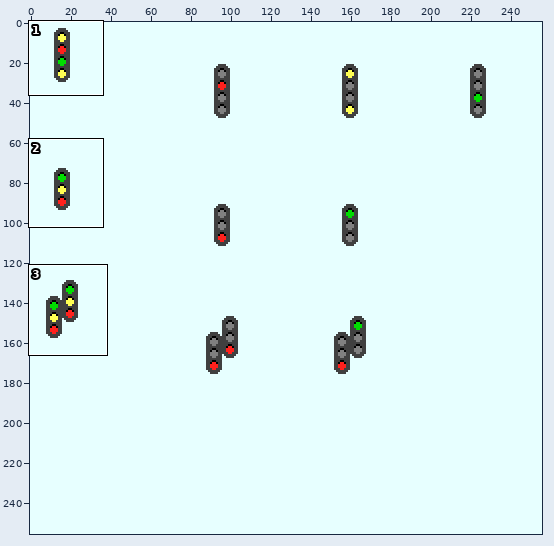
Sprite sheet, stored at src/dat/roadsign/track_signal.png. Above: a wide view before the commit, with the close-up outlined.
Close-up. Old version:
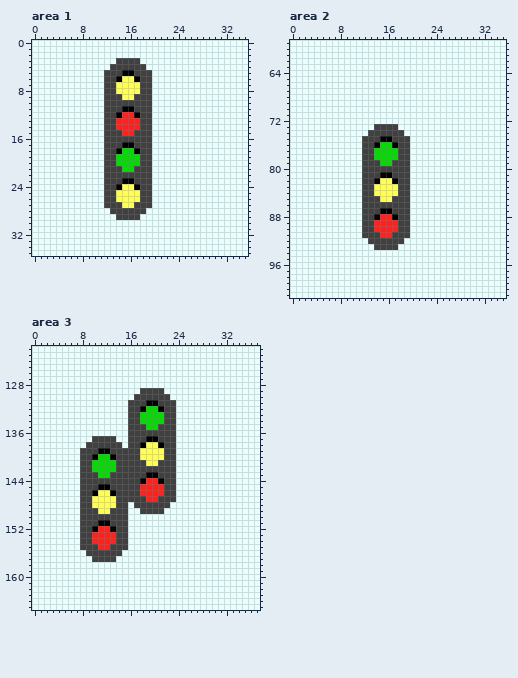
The file is 256x256 pixels. Shown: area 1: x 0..35, y 0..35; area 2: x 0..35, y 59..101; area 3: x 0..37, y 122..165.
After the commit:
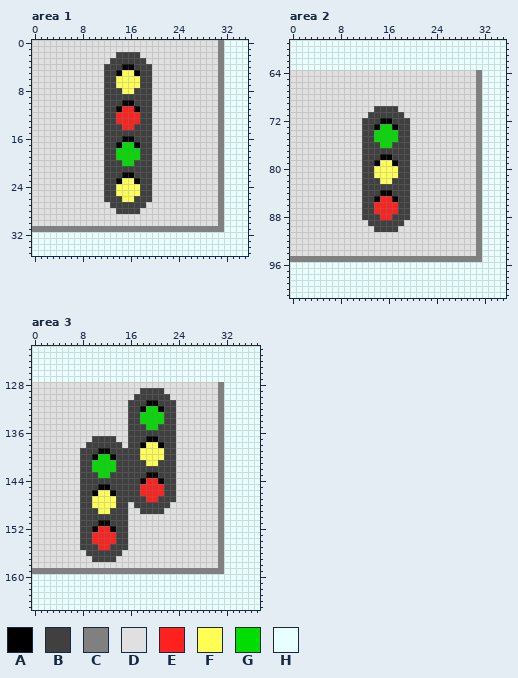
Palette (. is transparent): A #000000  B #404040  C #808080  D #e0e0e0  E #ff211d  F #ffff53  G #01dd01  H #e7ffff
Changes in this commit:
Changed rows in their new state; - is an unchanged pixel.
Area 1:
first column x 0:
 0 DDDDDDDDDDDDDDDDDDDDDDDDDDDDDDDC
 1 DDDDDDDDDDDDDDDDDDDDDDDDDDDDDDDC
 2 DDDDDDDDDDDDDDBBBBDDDDDDDDDDDDDC
 3 DDDDDDDDDDDDDB----BDDDDDDDDDDDDC
 4 DDDDDDDDDDDDB--AA--BDDDDDDDDDDDC
 5 DDDDDDDDDDDD--AFFA--DDDDDDDDDDDC
 6 DDDDDDDDDDDD--F--F--DDDDDDDDDDDC
 7 DDDDDDDDDDDD--------DDDDDDDDDDDC
 8 DDDDDDDDDDDD--B--B--DDDDDDDDDDDC
 9 DDDDDDDDDDDD---BB---DDDDDDDDDDDC
10 DDDDDDDDDDDD---AA---DDDDDDDDDDDC
11 DDDDDDDDDDDD--AEEA--DDDDDDDDDDDC
12 DDDDDDDDDDDD--E--E--DDDDDDDDDDDC
13 DDDDDDDDDDDD--------DDDDDDDDDDDC
14 DDDDDDDDDDDD--B--B--DDDDDDDDDDDC
15 DDDDDDDDDDDD---BB---DDDDDDDDDDDC
16 DDDDDDDDDDDD---AA---DDDDDDDDDDDC
17 DDDDDDDDDDDD--AGGA--DDDDDDDDDDDC
18 DDDDDDDDDDDD--G--G--DDDDDDDDDDDC
19 DDDDDDDDDDDD--------DDDDDDDDDDDC
20 DDDDDDDDDDDD--B--B--DDDDDDDDDDDC
21 DDDDDDDDDDDD---BB---DDDDDDDDDDDC
22 DDDDDDDDDDDD---AA---DDDDDDDDDDDC
23 DDDDDDDDDDDD--AFFA--DDDDDDDDDDDC
24 DDDDDDDDDDDD--F--F--DDDDDDDDDDDC
25 DDDDDDDDDDDD--------DDDDDDDDDDDC
26 DDDDDDDDDDDD--B--B--DDDDDDDDDDDC
27 DDDDDDDDDDDDD--BB--DDDDDDDDDDDDC
28 DDDDDDDDDDDDDD----DDDDDDDDDDDDDC
29 DDDDDDDDDDDDDDDDDDDDDDDDDDDDDDDC
30 DDDDDDDDDDDDDDDDDDDDDDDDDDDDDDDC
31 CCCCCCCCCCCCCCCCCCCCCCCCCCCCCCCC
Area 2:
first column x 0:
 64 DDDDDDDDDDDDDDDDDDDDDDDDDDDDDDDC
 65 DDDDDDDDDDDDDDDDDDDDDDDDDDDDDDDC
 66 DDDDDDDDDDDDDDDDDDDDDDDDDDDDDDDC
 67 DDDDDDDDDDDDDDDDDDDDDDDDDDDDDDDC
 68 DDDDDDDDDDDDDDDDDDDDDDDDDDDDDDDC
 69 DDDDDDDDDDDDDDDDDDDDDDDDDDDDDDDC
 70 DDDDDDDDDDDDDDBBBBDDDDDDDDDDDDDC
 71 DDDDDDDDDDDDDBBBBBBDDDDDDDDDDDDC
 72 DDDDDDDDDDDDBBBAABBBDDDDDDDDDDDC
 73 DDDDDDDDDDDDBBAGGABBDDDDDDDDDDDC
 74 DDDDDDDDDDDDB-GGGG-BDDDDDDDDDDDC
 75 DDDDDDDDDDDD--GGGG--DDDDDDDDDDDC
 76 DDDDDDDDDDDD--B--B--DDDDDDDDDDDC
 77 DDDDDDDDDDDD--BBBB--DDDDDDDDDDDC
 78 DDDDDDDDDDDD--BAAB--DDDDDDDDDDDC
 79 DDDDDDDDDDDD--AFFA--DDDDDDDDDDDC
 80 DDDDDDDDDDDD--FFFF--DDDDDDDDDDDC
 81 DDDDDDDDDDDD--FFFF--DDDDDDDDDDDC
 82 DDDDDDDDDDDD--B--B--DDDDDDDDDDDC
 83 DDDDDDDDDDDD--BBBB--DDDDDDDDDDDC
 84 DDDDDDDDDDDD--BAAB--DDDDDDDDDDDC
 85 DDDDDDDDDDDD--AEEA--DDDDDDDDDDDC
 86 DDDDDDDDDDDD--EEEE--DDDDDDDDDDDC
 87 DDDDDDDDDDDD--EEEE--DDDDDDDDDDDC
 88 DDDDDDDDDDDD--B--B--DDDDDDDDDDDC
 89 DDDDDDDDDDDDD-BBBB-DDDDDDDDDDDDC
 90 DDDDDDDDDDDDDDBBBBDDDDDDDDDDDDDC
 91 DDDDDDDDDDDDDDDDDDDDDDDDDDDDDDDC
 92 DDDDDDDDDDDDDDDDDDDDDDDDDDDDDDDC
 93 DDDDDDDDDDDDDDDDDDDDDDDDDDDDDDDC
 94 DDDDDDDDDDDDDDDDDDDDDDDDDDDDDDDC
 95 CCCCCCCCCCCCCCCCCCCCCCCCCCCCCCCC
Area 3:
first column x 0:
128 DDDDDDDDDDDDDDDDDDDDDDDDDDDDDDDC
129 DDDDDDDDDDDDDDDDDD----DDDDDDDDDC
130 DDDDDDDDDDDDDDDDD------DDDDDDDDC
131 DDDDDDDDDDDDDDDD--------DDDDDDDC
132 DDDDDDDDDDDDDDDD--------DDDDDDDC
133 DDDDDDDDDDDDDDDD--------DDDDDDDC
134 DDDDDDDDDDDDDDDD--------DDDDDDDC
135 DDDDDDDDDDDDDDDD--------DDDDDDDC
136 DDDDDDDDDDDDDDDD--------DDDDDDDC
137 DDDDDDDDDD----DD--------DDDDDDDC
138 DDDDDDDDD------D--------DDDDDDDC
139 DDDDDDDD----------------DDDDDDDC
140 DDDDDDDD----------------DDDDDDDC
141 DDDDDDDD----------------DDDDDDDC
142 DDDDDDDD----------------DDDDDDDC
143 DDDDDDDD----------------DDDDDDDC
144 DDDDDDDD----------------DDDDDDDC
145 DDDDDDDD----------------DDDDDDDC
146 DDDDDDDD----------------DDDDDDDC
147 DDDDDDDD----------------DDDDDDDC
148 DDDDDDDD--------D------DDDDDDDDC
149 DDDDDDDD--------DD----DDDDDDDDDC
150 DDDDDDDD--------DDDDDDDDDDDDDDDC
151 DDDDDDDD--------DDDDDDDDDDDDDDDC
152 DDDDDDDD--------DDDDDDDDDDDDDDDC
153 DDDDDDDD--------DDDDDDDDDDDDDDDC
154 DDDDDDDD--------DDDDDDDDDDDDDDDC
155 DDDDDDDD--------DDDDDDDDDDDDDDDC
156 DDDDDDDDD------DDDDDDDDDDDDDDDDC
157 DDDDDDDDDD----DDDDDDDDDDDDDDDDDC
158 DDDDDDDDDDDDDDDDDDDDDDDDDDDDDDDC
159 CCCCCCCCCCCCCCCCCCCCCCCCCCCCCCCC
Boxes around the changes in both close-ups, in picture pixels (x1, y1, x2, y2):
changed: (32, 40, 224, 232)
changed: (290, 70, 482, 262)
changed: (32, 382, 224, 574)
